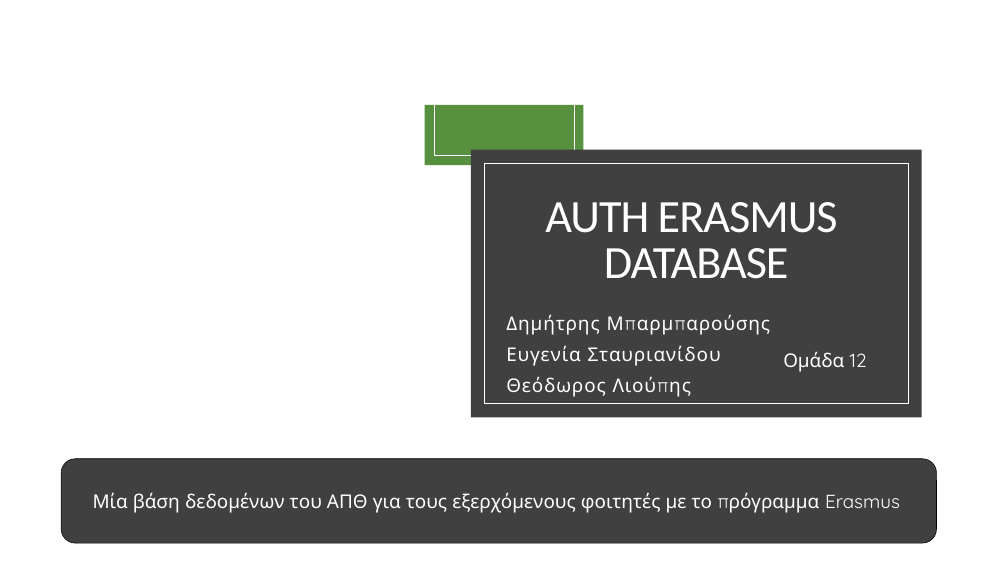
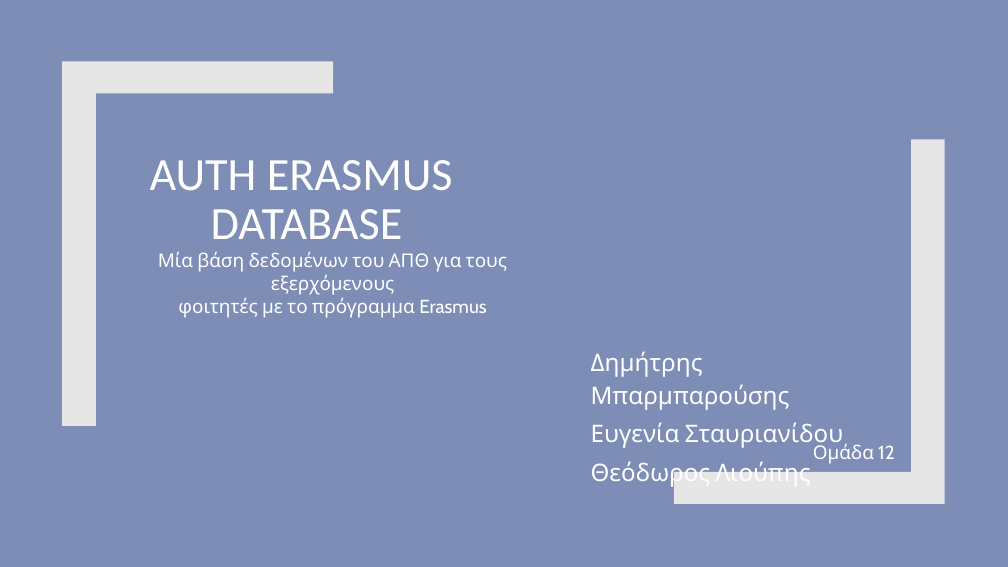
Before and after one commit to tklioupis/DB_project, a slide deck: slide 1 of db_final_prsentation/final_presentation-JBpc.pptx. Drawn at 1008x567 pixels with LibreOffice and Linux fonts; fonts in the diff are those of the drawing; background and template pictures are left out. Boxes give left, top, right and bottom in pixels: in the first picture for what was removed or moved away, otherwise in the second. Text is boxed around its words. In the diff, an @@ line names an element or a change of style, - is before the commit and + after.

Commit message:
presentation changes

```diff
--- a/db_final_prsentation/final_presentation-JBpc.pptx
+++ b/db_final_prsentation/final_presentation-JBpc.pptx
@@ background picture (left out) to #5D71A3 at 80% opacity @@
@@ rectangle removed at (0, 0, 1008, 567) @@
@@ freeform shape added at (62, 61, 333, 426), fill #E7E6E6 @@
@@ rectangle removed at (108, 105, 900, 461) @@
@@ title "AUTH ERASMUS DATABASE": place and size @@
-title "AUTH ERASMUS DATABASE" at (545, 202, 838, 279)
+title "AUTH ERASMUS DATABASE" at (150, 160, 453, 239)
@@ title "AUTH ERASMUS DATABASE" at (150, 160, 453, 239): letter spacing -1 to 0 pt; line spacing 0.83 to 0.89; vertical alignment middle to bottom @@
@@ rectangle removed at (119, 116, 889, 450) @@
@@ rectangle removed at (425, 105, 584, 166) @@
@@ line removed from (434, 105) to (434, 156) @@
@@ line removed from (574, 105) to (574, 156) @@
@@ freeform shape added at (675, 139, 945, 504), fill #E7E6E6 @@
@@ line removed from (434, 156) to (574, 156) @@
@@ rectangle removed at (471, 150, 922, 417) @@
@@ rectangle removed at (485, 163, 908, 404) @@
@@ text "Μία βάση δεδομένων του ΑΠΘ ...": place and size @@
-text "Μία βάση δεδομένων του ΑΠΘ ..." at (61, 459, 937, 544)
+text "Μία βάση δεδομένων του ΑΠΘ ..." at (158, 252, 507, 318)
@@ text "Μία βάση δεδομένων του ΑΠΘ ..." at (158, 252, 507, 318): vertical alignment middle to top; fill #404040 to none; outline #000000 0.5 pt to none @@
@@ text at (158, 252, 507, 318): text changed; font Quicksand to Cabin @@
-Μία βάση δεδομένων του ΑΠΘ για τους εξερχόμενους φοιτητές με το πρόγραμμα Erasmus
+Μία βάση δεδομένων του ΑΠΘ για τους εξερχόμενους
+φοιτητές με το πρόγραμμα Erasmus
@@ subtitle "Δημήτρης Μπαρμπαρούσης": place and size @@
-subtitle "Δημήτρης Μπαρμπαρούσης" at (506, 314, 721, 397)
+subtitle "Δημήτρης Μπαρμπαρούσης" at (591, 351, 843, 488)
@@ subtitle "Δημήτρης Μπαρμπαρούσης" at (591, 351, 843, 488): size 18 to 23 pt, font Quicksand to Cabin, letter spacing 0.8 to 0 pt; line spacing 1.1 to 1.12 @@
@@ text "Ομάδα 12": place and size @@
-text "Ομάδα 12" at (783, 351, 867, 372)
+text "Ομάδα 12" at (813, 441, 895, 464)
@@ text "Ομάδα 12" at (813, 441, 895, 464): font Quicksand to Cabin @@
```
Also in this commit, not shown: 1 other slide changed, 3 slides added, 2 slides removed, 3 other files.
